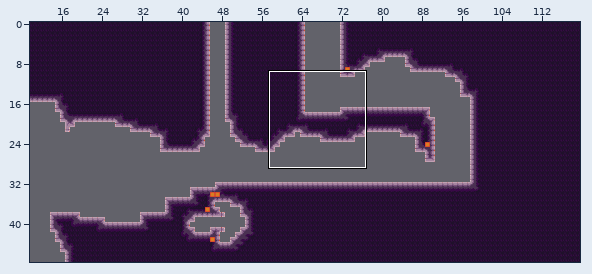
A Tiled map gets an edit: mapping_tools/intro3.tmx. Above, an overview of the earlier version with the close-up marked.
Close-up. Old version:
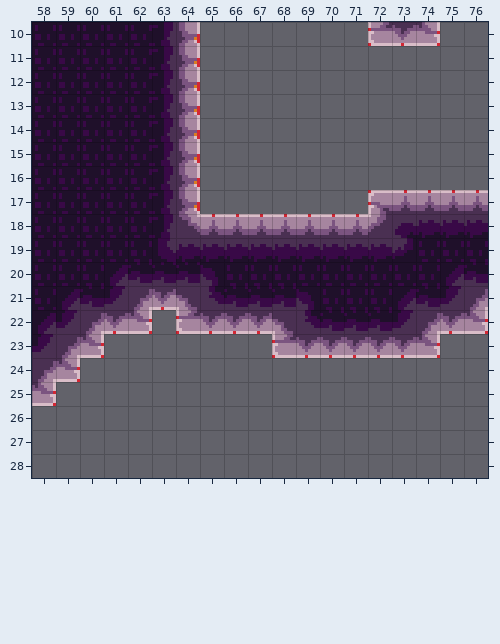
Cells are 8x8 px. Shown: x 58..76, y 10..28. The commit also changed other parts of the map, which this record leaves out.
And afterwards:
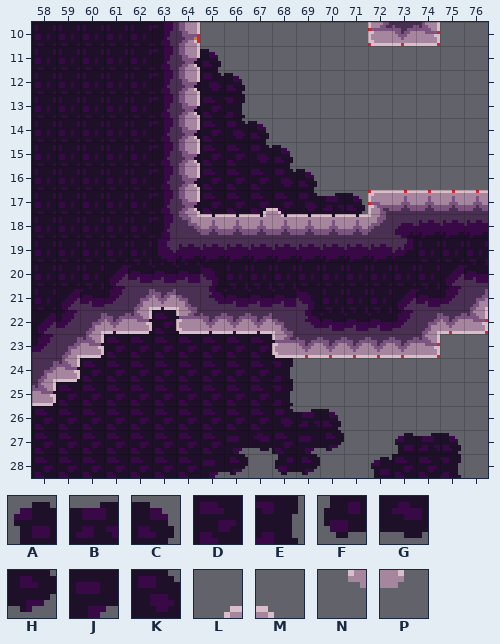
Key: from "stone_bg_decal": A 4, B 5, C 6, D 18, E 19, F 30, G 31, H 32, J 43, K 56; from "stone_fg_decal": L 0, M 1, N 13, P 14.
_ is an empty cell.
What changed:
{"where": "layer \"bg\""}
{"y":11,"x":64,"old":"__","new":"DC"}
{"y":12,"x":64,"old":"___","new":"DKC"}
{"y":13,"x":64,"old":"___","new":"DDE"}
{"y":14,"x":64,"old":"____","new":"DDKC"}
{"y":15,"x":64,"old":"_____","new":"DDDKC"}
{"y":16,"x":64,"old":"______","new":"DDDDKC"}
{"y":17,"x":64,"old":"________","new":"DDDDDKBC"}
{"y":18,"x":65,"old":"_______","new":"DDDDDDD"}
{"y":21,"x":63,"old":"_","new":"D"}
{"y":22,"x":61,"old":"_______","new":"DDDDDDD"}
{"y":23,"x":60,"old":"_________","new":"DDDDDDDDD"}
{"y":24,"x":59,"old":"__________","new":"DDDDDDDDDE"}
{"y":25,"x":58,"old":"___________","new":"DDDDDDDDDDE"}
{"y":26,"x":58,"old":"_____________","new":"DDDDDDDDDDKBC"}
{"y":27,"x":58,"old":"_____________","new":"DDDDDDDDJGDJH"}
{"y":27,"x":73,"old":"___","new":"ABC"}
{"y":28,"x":58,"old":"_________","new":"DDDDDDDJH"}
{"y":28,"x":68,"old":"__","new":"FH"}
{"y":28,"x":72,"old":"____","new":"ADDE"}
{"where": "layer \"fg\""}
{"y":17,"x":67,"old":"__","new":"LM"}
{"y":18,"x":67,"old":"__","new":"NP"}
{"label":"added","picture_box":[194,49,365,217]}
{"label":"added","picture_box":[32,307,344,478]}
{"label":"added","picture_box":[371,433,461,478]}
